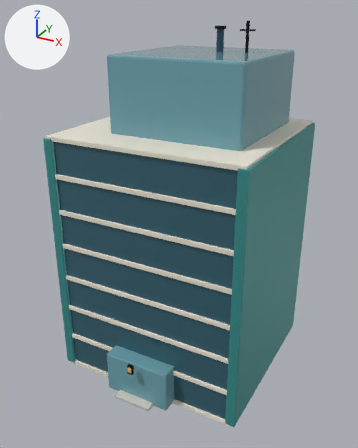
The glTF model assets/models/realistic/OFF_MID_2x2_002.glb: old version first, new version second.
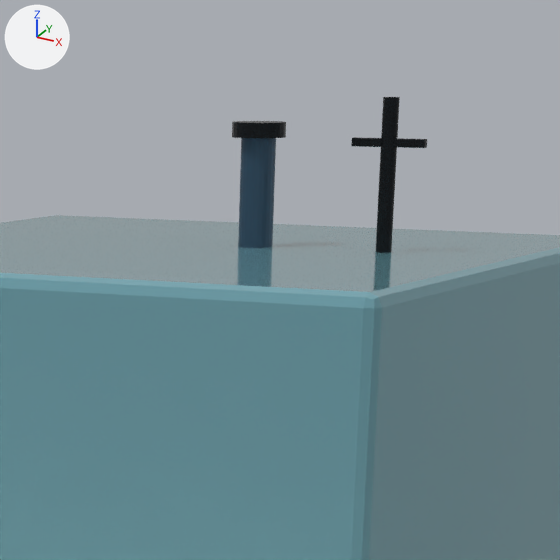
There are two pictures of each version: one whole from a 50 mm lens placed at (3.74, -7.09, 6.04), pointed at (0.01, -0.31, 2.65), one close up on the part from 46% to 79% of the width and 0% to 26% of the height. The axes (+X, +Y, +Z) are drawn at upper left. The lights are the same throughout. The older version's two pictures come first. Objects named as collision shapes, trigger or cutter boxes, shadow casters or lower levels of detail are left out. Where no turn or scale is listed for an object, it has been applied to the vertices. Vertices at exactly the same position are counted once.

Script lines for the objects in view, before the commit:
```python
me_cube = bpy.data.meshes.new('Cube')
me_cube.from_pydata(...)  # 1152 vertices, 2220 faces; spans x -1.68..1.68, y -1.94..1.55, z -2.14..3.75
me_cube.materials.append(mat_focus_real_glass_dark)  # dark cyan #35616f
me_cube.materials.append(mat_focus_real_glass)  # cyan #6fa4af
me_cube.materials.append(mat_focus_real_paper)  # white #eae5d6
me_cube.materials.append(mat_focus_real_teal)  # cyan #3c9593
me_cube.materials.append(mat_focus_real_grass)  # green #79a876
me_cube.materials.append(mat_focus_real_black)  # black #1d2124
me_cube.materials.append(mat_focus_real_window_warm)  # orange #eab86f
me_cube.materials.append(mat_focus_real_concrete_light)  # light grey #cecbc2
me_cube.materials.append(mat_focus_real_navy)  # dark blue #355065
ob_off_mid_2x2_002_visual = bpy.data.objects.new('OFF_MID_2x2_002_Visual', me_cube)
ob_off_mid_2x2_002_visual.location = (0.0, 0.0, 2.1)
```
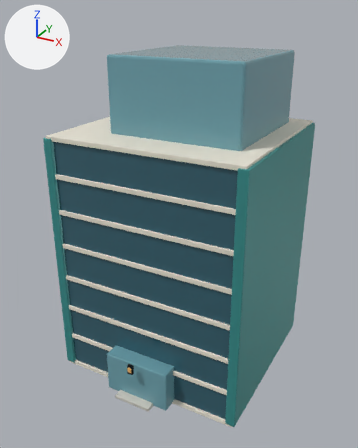
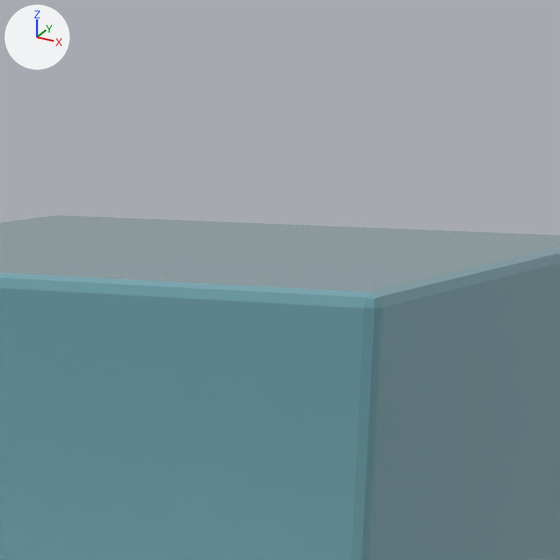
Where the newer file only moved an object's origin or applied its transform, the numbers keep the older frame.

Location of each change, [x1, y1, x2, y2] in pixels of the close-ups (560 x 560 px; the box of a moved part takes in the faces that stretch with it):
```json
{"object": "OFF_MID_2x2_002_Visual", "change": "reshaped", "before": [0, 97, 560, 560], "after": [0, 215, 560, 560]}
{"part": 1, "of": "me_cube", "change": "moved or reshaped", "before": [232, 121, 286, 138], "on screen": "not visible afterwards"}
{"part": 2, "of": "me_cube", "change": "moved or reshaped", "before": [375, 97, 400, 253], "on screen": "not visible afterwards"}
{"part": 3, "of": "me_cube", "change": "moved or reshaped", "before": [351, 137, 427, 148], "on screen": "not visible afterwards"}
{"part": 4, "of": "me_cube", "change": "moved or reshaped", "before": [238, 138, 276, 248], "on screen": "not visible afterwards"}
```

Scene script edits in JSON lines:
```json
{"block": "me_cube", "where": "# used by ob_off_mid_2x2_002_visual; location = (0.0, 0.0, 2.1)"}
{"op": "remove", "block": "me_cube", "code": "me_cube.from_pydata(...)  # 1152 vertices, 2220 faces; spans x -1.68..1.68, y -1.94..1.55, z -2.14..3.75"}
{"op": "add", "block": "me_cube", "code": "me_cube.from_pydata(...)  # 1152 vertices, 2220 faces; spans x -1.68..1.68, y -1.94..1.55, z -2.14..3.3"}
{"block": "me_cube", "change": "me_cube part 1: the loose piece of 48 vertices spanning x 0.32..0.49, y 0.19..0.36, z 3.63..3.67 is moved by (-0.24, -0.19, -1.05)"}
{"block": "me_cube", "change": "me_cube part 2: the loose piece of 48 vertices spanning x 0.82..0.87, y 0.25..0.3, z 3.3..3.75 is moved by (-0.47, -0.19, -1.05)"}
{"block": "me_cube", "change": "me_cube part 3: the loose piece of 56 vertices spanning x 0.72..0.96, y 0.27..0.29, z 3.61..3.63 is moved by (-0.47, -0.19, -1.05)"}
{"block": "me_cube", "change": "me_cube part 4: the loose piece of 48 vertices spanning x 0.35..0.46, y 0.22..0.33, z 3.3..3.64 is moved by (-0.24, -0.19, -1.05)"}
```
